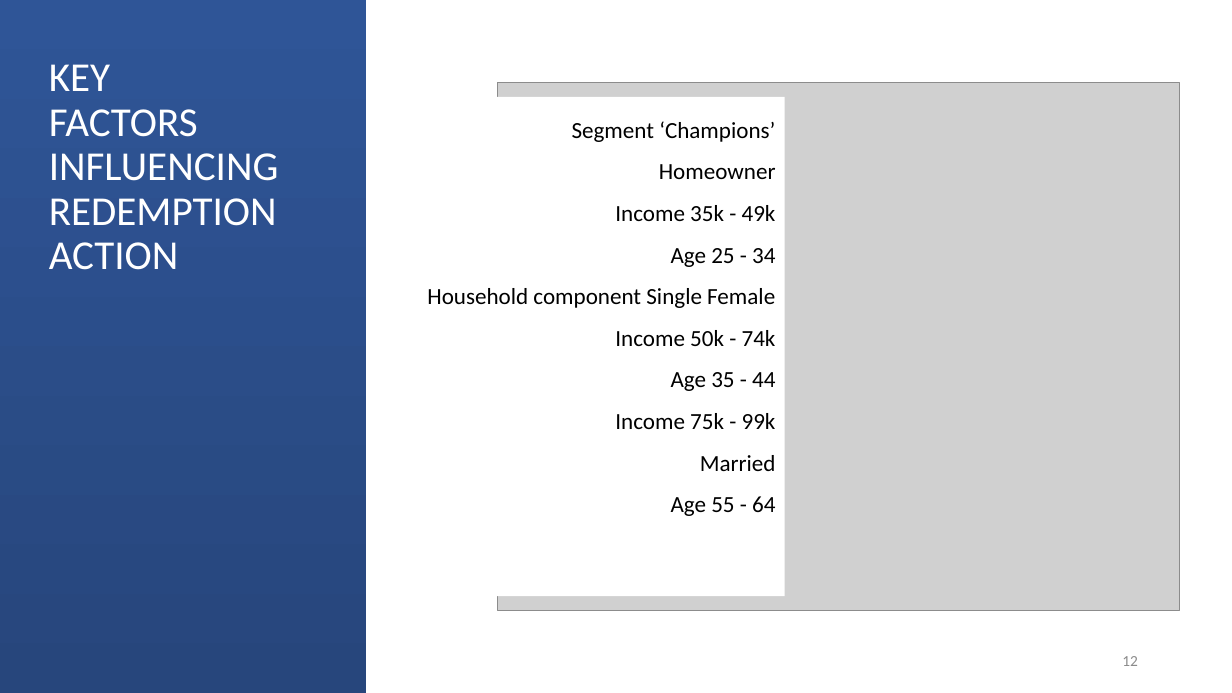
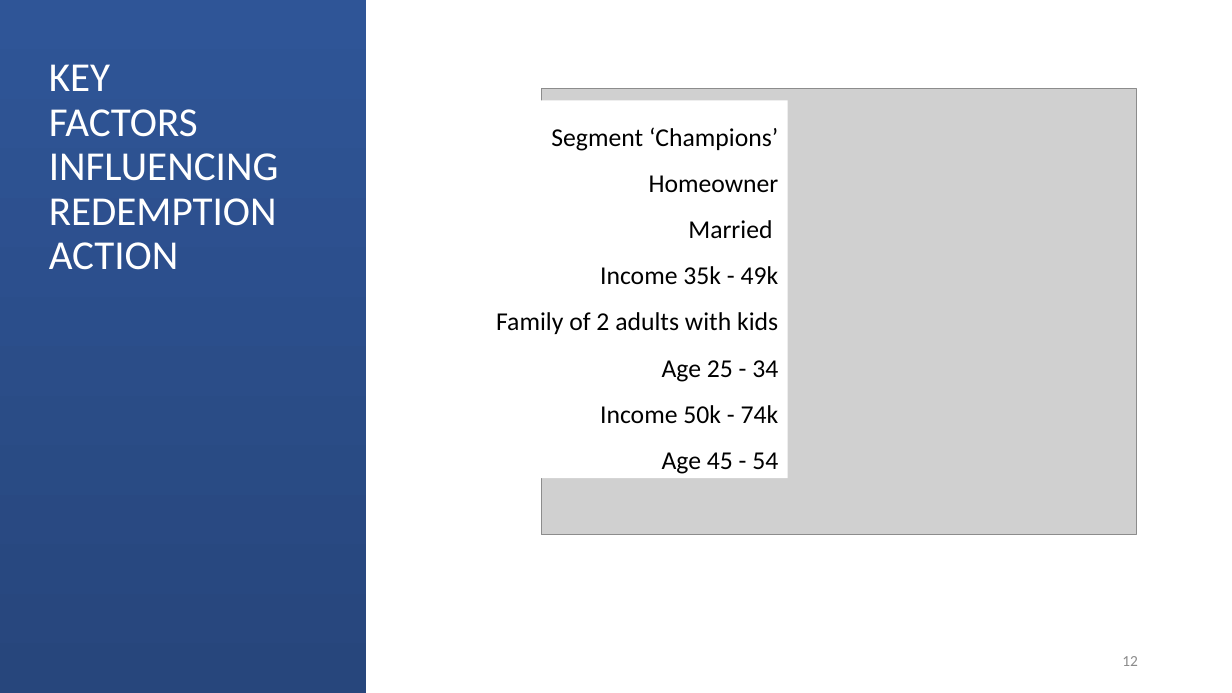
Before and after one commit to vanchautran/capstone, a slide deck: slide 12 of CAPSTONE_Retail_marketing_customers_Prediction/Documentation_Presentation/Presentation_Final.pptx. Drawn at 1232x693 pixels with LibreOffice and Linux fonts; fonts in the diff are those of the drawing; grey boxes stand for pictures. Boxes give left, top, right and bottom in pixels: in the first picture for what was removed or moved away, otherwise in the second. Text is boxed around its words. In the diff, an @@ line names an element or a change of style, - is before the commit and + after.

```diff
--- a/CAPSTONE_Retail_marketing_customers_Prediction/Documentation_Presentation/Presentation_Final.pptx
+++ b/CAPSTONE_Retail_marketing_customers_Prediction/Documentation_Presentation/Presentation_Final.pptx
@@ picture: place and size @@
-picture at (498, 83, 1180, 611)
+picture at (542, 88, 1137, 534)
@@ rectangle "Segment ‘Champions’": place and size @@
-rectangle "Segment ‘Champions’" at (384, 97, 785, 596)
+rectangle "Segment ‘Champions’" at (371, 101, 788, 479)
@@ text in rectangle at (551, 127, 779, 423): size 18 to 20 pt in "Segment ‘Champions’", "Homeowner", "Income 35k - 49k", "Age 25 - 34" and 1 more places @@
@@ text in rectangle at (688, 220, 772, 238): paragraph added @@
+Married
@@ text in rectangle at (427, 288, 775, 308): paragraph removed @@
-Household component Single Female
@@ text in rectangle at (496, 312, 778, 334): paragraph added @@
+Family of 2 adults with kids
@@ text in rectangle at (662, 452, 778, 474): text changed; size 18 to 20 pt @@
-Age 35 - 44
-Income 75k - 99k
-Married
-Age 55 - 64
+Age 45 - 54
```
Also in this commit, not shown: 4 other slides changed, 1 slide added, 1 slide removed, 3 other files.
